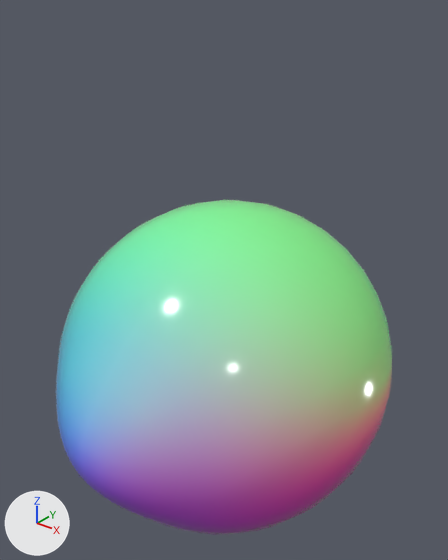
The glTF model meshes/showcase.glb, before and after one commit.
The view is the same before and after, from a 50 mm camera at (1.025, -1.295, 1.08) aimed at (-0.002, -0.012, 0.284). Lighting does not change. The marker at lower left points along +X, +Y and +Z. Vertices at the same position are counted once.

Names of what the first picture shows: 'eye'.
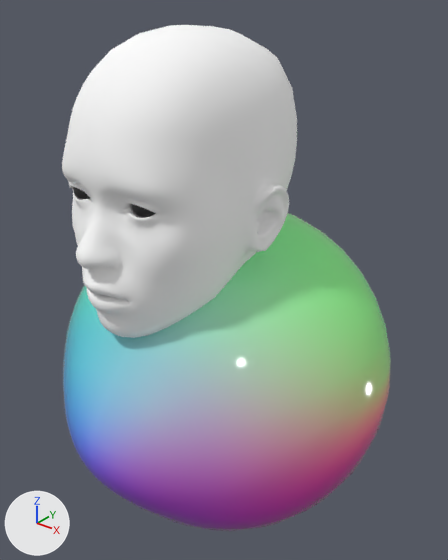
Boxes (x1, y1, x2, y2) around the edits, measured in the pictures (448 x 560 px):
'eye', mesh rescaled
    before: (56, 200, 392, 535)
    after: (63, 213, 391, 531)
'skin', added
    after: (62, 25, 297, 338)
    faces in mat_skin: (62, 25, 297, 338)
    faces in mat_bust: (73, 187, 156, 218)

What changed in the scene script:
```text
Add mat_skin:
    mat_skin = bpy.data.materials.new('skin')
    mat_skin.use_nodes = True; mat_skin.node_tree.nodes.clear()
    _N = mat_skin.node_tree.nodes; _L = mat_skin.node_tree.links
    n0 = _N.new('ShaderNodeBsdfPrincipled'); n0.name = 'Principled BSDF'
    n0.inputs[2].default_value = 1.0  # 'Roughness'
    n1 = _N.new('ShaderNodeOutputMaterial'); n1.name = 'Material Output'
    n2 = _N.new('ShaderNodeVertexColor'); n2.name = 'Color Attribute'
    _L.new(n0.outputs[0], n1.inputs[0])  # 'BSDF' to 'Surface'
    _L.new(n2.outputs[0], n0.inputs[0])  # 'Color' to 'Base Color'
Add mat_bust:
    mat_bust = bpy.data.materials.new('bust')
    # nodes: BsdfPrincipled, Mix, OutputMaterial, VertexColor
    # colours: black #2a2a2a
Change me_eye:
    where me_eye.from_pydata(...)  # 898 vertices, 1792 faces; spans x -0.5..0.5, y -0.584..0.512, z -0.5..0.5
    used by ob_eye; location = (0.0, 0.0, 0.0)
    me_eye part 1: the whole mesh is scaled about the mesh origin by (1, 0.947, 1)
Add me_skin:
    me_skin.from_pydata(...)  # 6008 vertices, 11956 faces; spans x -0.413..0.413, y -0.519..0.158, z 0.0..0.986
    # faces by material slot: [8372, 3584]
    me_skin.materials.append(mat_skin)
    me_skin.materials.append(mat_bust)
Add ob_skin:
    ob_skin = bpy.data.objects.new('skin', me_skin)
    ob_skin.location = (0.0, 0.0, 0.0)
```
